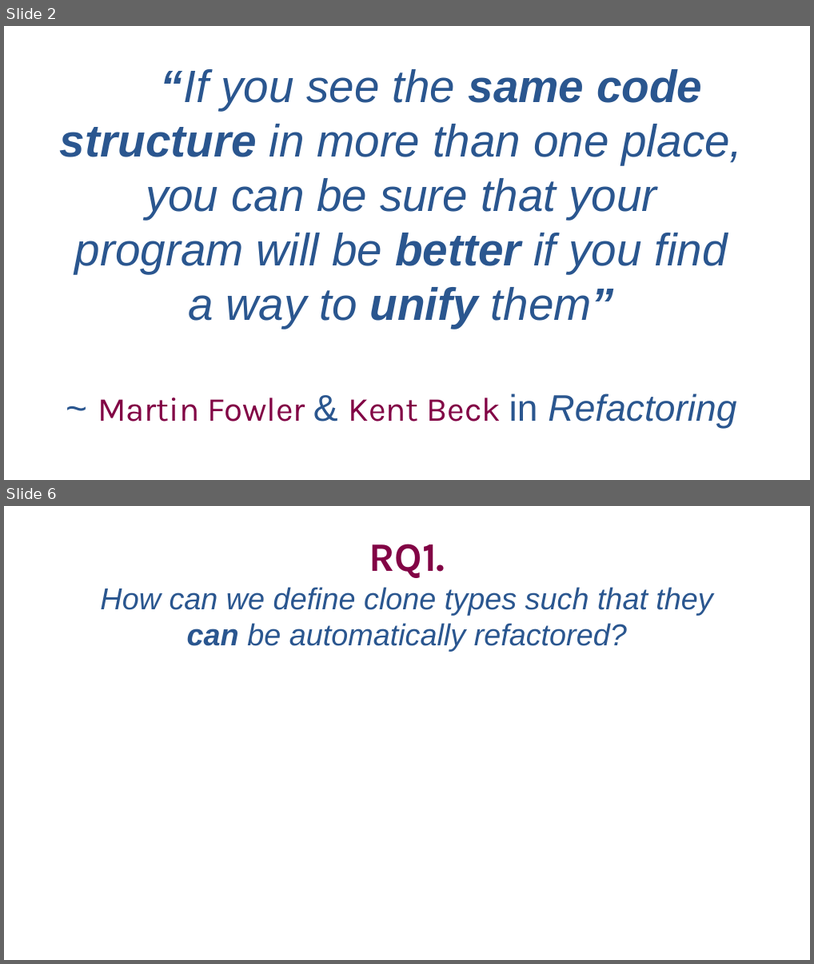
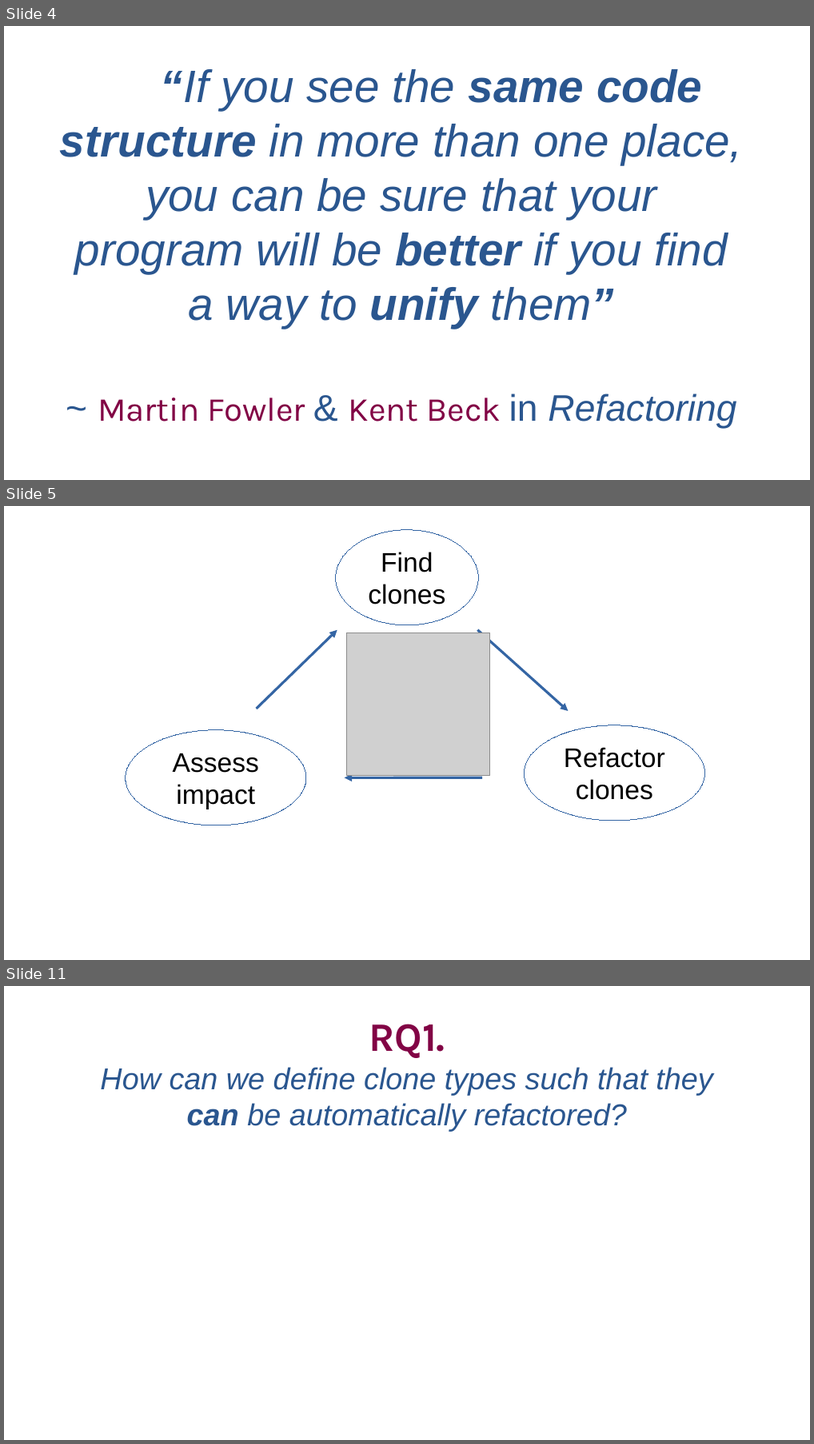
Before and after one commit to SimonBaars/Master-Thesis-Simon-Baars, a slide deck: presentations/FinalPresentation.odp. Shown one above the other, each under a label of ours: slides 2 and 6 before the commit, slides 4, 5 and 11 after it; the slides between them are not shown. The pictures are 814x964 and 814x1444 pixels, drawn with LibreOffice and Linux fonts; fonts in the diff are those of the drawing; grey boxes stand for pictures. Boxes give left, top, right and bottom in pixels: in the first picture for what was removed or moved away, otherwise in the second. Text is boxed around its words. In the diff, an @@ line names an element or a change of style, - is before the commit and + after.

```diff
--- a/presentations/FinalPresentation.odp
+++ b/presentations/FinalPresentation.odp
@@ slide 5 added at (4,506,810,960), background #FFFFFF @@
@@ ellipse added at (336,529,479,624), fill #FFFFFF, outline #3465A4 0 pt, 32 pt, text #000000 @@
+Find clones
@@ arrow added from (256, 708) to (338, 630), #3465A4 3 pt @@
@@ picture added at (347,632,490,776) @@
@@ arrow added from (478, 630) to (569, 711), #3465A4 3 pt @@
@@ ellipse added at (126,730,306,825), fill #FFFFFF, outline #3465A4 0 pt, 32 pt, text #000000 @@
+Assess
+impact
@@ ellipse added at (524,725,705,820), fill #FFFFFF, outline #3465A4 0 pt, 32 pt, text #000000 @@
+Refactor clones
@@ arrow added from (482, 778) to (345, 778), #3465A4 3 pt @@
@@ what was slide 2 is now slide 4 @@
@@ what was slide 6 is now slide 11 @@
```
Also in this commit, not shown: 18 slides changed, 19 other slides added.
